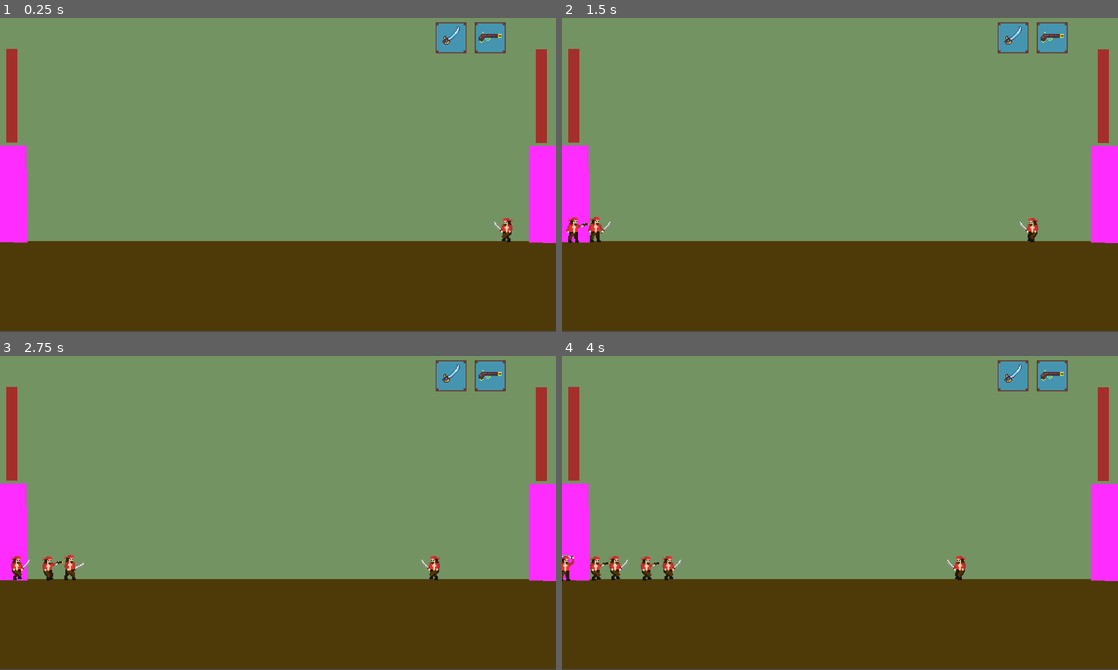
Above: before the commit, frames 1-4 (two rows, left to right).
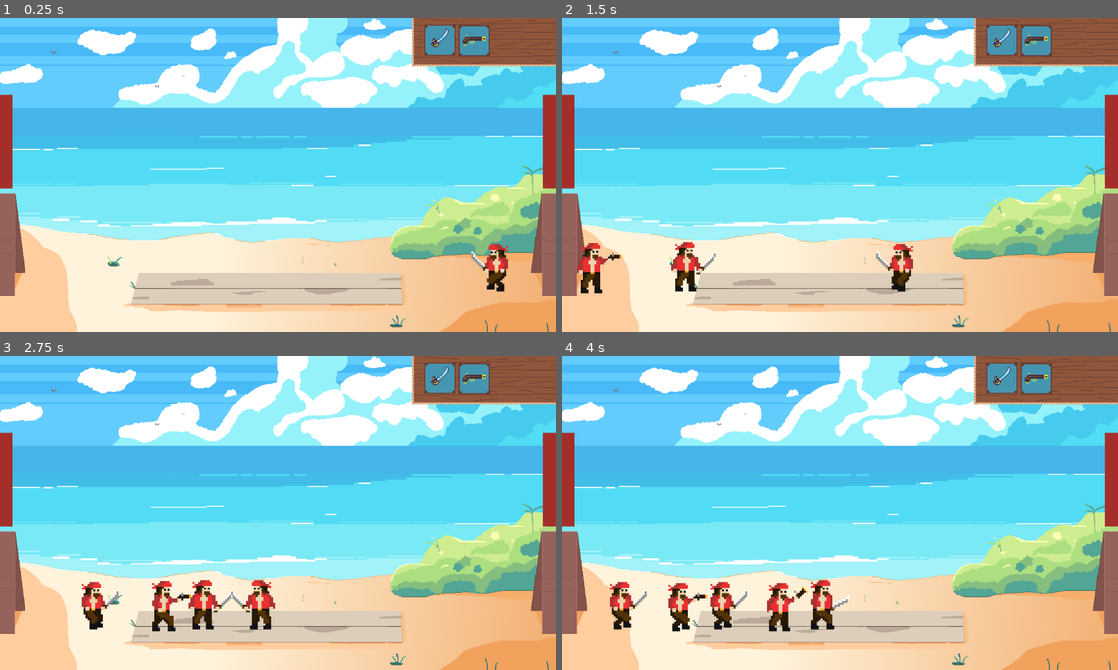
Above: after the commit, the same moments.

Repository: Krayorn/age-of-war
Game: Godot game, scene res://World/World.tscn
Same seed, same stepped clock (60 frames per second), same inputs: the game is played once before the commit and once after it.
Inputs (mouse positions are in pixels of both pictures, inside the frame that each line leads up to; where the layout moved, square brackets give the same spot in the first picture):
- Up to frame 1 (0.25 s): no input
- Up to frame 2 (1.5 s): click (1001, 39) [1012, 36] at 0.5 s; click (1034, 39) [1051, 36] at 1.25 s
- Up to frame 3 (2.75 s): click (439, 377) [450, 374] at 2 s
- Up to frame 4 (4 s): click (1034, 377) [1051, 374] at 2.75 s; click (1001, 377) [1012, 374] at 3.5 s

The runs differ from the first frame. In frame 1, 99% of the frame differs, in the area x 0-100%, y 0-100%; in frame 2, 99%; in frame 3, 99%; in frame 4, 99%.

Commit message:
fixed collisions mask and layers + Base sprites + background

Diff:
--- a/Units/Pirate.tscn
+++ b/Units/Pirate.tscn
@@ -6,10 +6,10 @@
 [ext_resource type="Texture2D" uid="uid://c1rwb0pa1sh0" path="res://assets/PirateIdle.png" id="2_jbf7v"]
 
 [sub_resource type="RectangleShape2D" id="RectangleShape2D_da46e"]
-size = Vector2(39, 63)
+size = Vector2(69, 107.5)
 
 [sub_resource type="CircleShape2D" id="CircleShape2D_61fmc"]
-radius = 12.0
+radius = 21.0
 
 [sub_resource type="AtlasTexture" id="AtlasTexture_tqp4p"]
 atlas = ExtResource("2_jbf7v")
@@ -103,11 +103,11 @@
 script = ExtResource("1_61fmc")
 
 [node name="CollisionShape2D" type="CollisionShape2D" parent="."]
-position = Vector2(0, -32)
+position = Vector2(2.5, -54.25)
 shape = SubResource("RectangleShape2D_da46e")
 
 [node name="Hitbox" type="Area2D" parent="."]
-position = Vector2(32, -31)
+position = Vector2(61, -53)
 collision_mask = 7
 
 [node name="CollisionShape2D" type="CollisionShape2D" parent="Hitbox"]
@@ -117,8 +117,8 @@
 one_shot = true
 
 [node name="animation" type="AnimatedSprite2D" parent="."]
-position = Vector2(0, -22.000002)
-scale = Vector2(2, 1.96875)
+position = Vector2(0, -55.000004)
+scale = Vector2(4, 3.938)
 sprite_frames = SubResource("SpriteFrames_lr8yu")
 animation = &"idle"
 
--- a/Units/PirateGun.tscn
+++ b/Units/PirateGun.tscn
@@ -1,30 +1,21 @@
-[gd_scene load_steps=23 format=3 uid="uid://bfud1ldvrk21k"]
+[gd_scene load_steps=20 format=3 uid="uid://bfud1ldvrk21k"]
 
 [ext_resource type="Texture2D" uid="uid://daogutjmqiq51" path="res://assets/PirateGunWalk.png" id="1_gbcmk"]
 [ext_resource type="Script" uid="uid://dsjjc4wd3e36h" path="res://Units/pirate_gun.gd" id="1_rfy7y"]
 [ext_resource type="Texture2D" uid="uid://c013pgjn7f5or" path="res://assets/RangeShoot.png" id="2_maod6"]
 [ext_resource type="Texture2D" uid="uid://7e4ljlw1xsr2" path="res://assets/RangeWalk.png" id="3_maod6"]
-[ext_resource type="Texture2D" uid="uid://bjql3j56eck61" path="res://assets/PirateSlash.png" id="3_nvllp"]
 
 [sub_resource type="RectangleShape2D" id="RectangleShape2D_da46e"]
-size = Vector2(39, 63)
+size = Vector2(81, 107.5)
 
 [sub_resource type="RectangleShape2D" id="RectangleShape2D_rfy7y"]
-size = Vector2(25.994286, 25.067146)
+size = Vector2(35.966255, 28.988678)
 
 [sub_resource type="RectangleShape2D" id="RectangleShape2D_mkf3c"]
 size = Vector2(162.01273, 25.156788)
 
 [sub_resource type="AtlasTexture" id="AtlasTexture_maod6"]
 atlas = ExtResource("2_maod6")
-region = Rect2(32, 0, 32, 32)
-
-[sub_resource type="AtlasTexture" id="AtlasTexture_xlusj"]
-atlas = ExtResource("3_nvllp")
-region = Rect2(0, 0, 32, 32)
-
-[sub_resource type="AtlasTexture" id="AtlasTexture_gicnd"]
-atlas = ExtResource("3_nvllp")
 region = Rect2(32, 0, 32, 32)
 
 [sub_resource type="AtlasTexture" id="AtlasTexture_epckm"]
@@ -79,17 +70,6 @@
 }, {
 "frames": [{
 "duration": 1.0,
-"texture": SubResource("AtlasTexture_xlusj")
-}, {
-"duration": 1.0,
-"texture": SubResource("AtlasTexture_gicnd")
-}],
-"loop": false,
-"name": &"melee",
-"speed": 5.0
-}, {
-"frames": [{
-"duration": 1.0,
 "texture": SubResource("AtlasTexture_epckm")
 }, {
 "duration": 1.0,
@@ -140,19 +120,19 @@
 script = ExtResource("1_rfy7y")
 
 [node name="CollisionShape2D" type="CollisionShape2D" parent="."]
-position = Vector2(0, -31)
+position = Vector2(10.5, -53.25)
 shape = SubResource("RectangleShape2D_da46e")
 
 [node name="Hitbox" type="Area2D" parent="."]
-position = Vector2(33, -31)
+position = Vector2(71, -49.999996)
 rotation = -0.0028006176
 
 [node name="CollisionShape2D" type="CollisionShape2D" parent="Hitbox"]
-position = Vector2(-9.536743e-07, 0)
+position = Vector2(2.861023e-06, -3.8146973e-06)
 shape = SubResource("RectangleShape2D_rfy7y")
 
 [node name="RangeHitbox" type="Area2D" parent="."]
-position = Vector2(129, -31)
+position = Vector2(173, -52)
 rotation = -0.005601235
 scale = Vector2(0.99999994, 0.99999994)
 
@@ -164,10 +144,10 @@
 one_shot = true
 
 [node name="animation" type="AnimatedSprite2D" parent="."]
-position = Vector2(0, -27)
-scale = Vector2(2, 2)
+position = Vector2(0, -64)
+scale = Vector2(4, 4)
 sprite_frames = SubResource("SpriteFrames_gbcmk")
-animation = &"shoot"
+animation = &"idle"
 
 [connection signal="timeout" from="AttackTimer" to="." method="_on_attack_timer_timeout"]
 [connection signal="animation_finished" from="animation" to="." method="_on_animation_animation_finished"]
--- a/Units/enemy.gd
+++ b/Units/enemy.gd
@@ -13,20 +13,23 @@
 var attack_target = null
 
 @onready var hitbox := $Hitbox
-const SPEED = 60.0
+const SPEED = 260.0
 
 func _ready():
 	$animation.animation_finished.connect(_on_animation_finished)
 
 	if side == 1:
-		$Hitbox.collision_mask = 1 | 2
-		collision_layer = 1
-		collision_mask = 1 | 2
+		@warning_ignore("narrowing_conversion")
+		collision_layer = pow(2, 1 - 1)
+		$Hitbox.collision_mask = pow(2, 1 - 1) + pow(2, 2 - 1)
+		@warning_ignore("narrowing_conversion")
+		collision_mask = pow(2, 1 - 1) + pow(2, 2 - 1)
 	else:
-		collision_layer = 1
-		collision_mask = 1 | 3
-		$Hitbox.collision_mask = 1 | 3
-
+		@warning_ignore("narrowing_conversion")
+		collision_layer = pow(2, 1 - 1)
+		@warning_ignore("narrowing_conversion")
+		collision_mask = pow(2, 1 - 1) + pow(2, 3 - 1)
+		$Hitbox.collision_mask = pow(2, 1 - 1) + pow(2, 3 - 1)
 
 	if side == -1:
 		$animation.flip_h = true
--- a/Units/pirate_gun.gd
+++ b/Units/pirate_gun.gd
@@ -15,13 +15,10 @@
 	animationWaitingAttack = "idle"
 
 	if side == 1:
-		rangeHitbox.collision_mask = 1 | 2
-		collision_layer = 1
-		collision_mask = 1 | 2
+		rangeHitbox.collision_mask = pow(2, 1 - 1) + pow(2, 2 - 1)
 	else:
-		collision_layer = 1
-		collision_mask = 1 | 3
-		rangeHitbox.collision_mask = 1 | 3
+		rangeHitbox.position.x *= -1
+		rangeHitbox.collision_mask = pow(2, 1 - 1) + pow(2, 3 - 1)
 
 
 func _physics_process(_delta: float) -> void:
--- a/World/Base.tscn
+++ b/World/Base.tscn
@@ -1,31 +1,72 @@
-[gd_scene load_steps=4 format=3 uid="uid://bfl0puvwvwax1"]
+[gd_scene load_steps=9 format=3 uid="uid://bfl0puvwvwax1"]
 
 [ext_resource type="Script" uid="uid://c5bdp5o8ef1n4" path="res://World/base.gd" id="1_ym7mj"]
+[ext_resource type="Texture2D" uid="uid://b75g2dpact8j3" path="res://assets/Scenery/tent.png" id="2_j265j"]
 
 [sub_resource type="RectangleShape2D" id="RectangleShape2D_nyk6o"]
-size = Vector2(59, 197)
+size = Vector2(52, 210)
 
 [sub_resource type="StyleBoxFlat" id="StyleBoxFlat_ym7mj"]
 bg_color = Color(0.64134246, 0.18560722, 0.1668297, 1)
 
+[sub_resource type="AtlasTexture" id="AtlasTexture_4jfhw"]
+atlas = ExtResource("2_j265j")
+region = Rect2(0, 422, 53, 211)
+
+[sub_resource type="AtlasTexture" id="AtlasTexture_4v1hm"]
+atlas = ExtResource("2_j265j")
+region = Rect2(0, 211, 53, 211)
+
+[sub_resource type="AtlasTexture" id="AtlasTexture_vb17w"]
+atlas = ExtResource("2_j265j")
+region = Rect2(0, 0, 53, 211)
+
+[sub_resource type="SpriteFrames" id="SpriteFrames_3llgt"]
+animations = [{
+"frames": [{
+"duration": 1.0,
+"texture": SubResource("AtlasTexture_4jfhw")
+}],
+"loop": true,
+"name": &"critical",
+"speed": 5.0
+}, {
+"frames": [{
+"duration": 1.0,
+"texture": SubResource("AtlasTexture_4v1hm")
+}],
+"loop": true,
+"name": &"damaged",
+"speed": 5.0
+}, {
+"frames": [{
+"duration": 1.0,
+"texture": SubResource("AtlasTexture_vb17w")
+}],
+"loop": true,
+"name": &"full",
+"speed": 5.0
+}]
+
 [node name="Base" type="StaticBody2D"]
 script = ExtResource("1_ym7mj")
 
-[node name="Polygon2D" type="Polygon2D" parent="."]
-color = Color(1, 0.17254902, 1, 1)
-polygon = PackedVector2Array(3, 46, 61, 47, 59, -154, 3, -154)
-
 [node name="CollisionShape2D" type="CollisionShape2D" parent="."]
-position = Vector2(31.5, -53.5)
+position = Vector2(26, -106)
 shape = SubResource("RectangleShape2D_nyk6o")
 
 [node name="ProgressBar" type="ProgressBar" parent="."]
-offset_left = 17.0
-offset_top = -354.0
-offset_right = 40.0
-offset_bottom = -160.0
+offset_top = -416.0
+offset_right = 27.0
+offset_bottom = -222.0
 theme_override_styles/fill = SubResource("StyleBoxFlat_ym7mj")
 value = 100.0
 rounded = true
 fill_mode = 3
 show_percentage = false
+
+[node name="AnimatedSprite2D" type="AnimatedSprite2D" parent="."]
+position = Vector2(27, -106)
+scale = Vector2(1, 1.0023696)
+sprite_frames = SubResource("SpriteFrames_3llgt")
+animation = &"full"
--- a/World/World.tscn
+++ b/World/World.tscn
@@ -1,19 +1,36 @@
-[gd_scene load_steps=7 format=3 uid="uid://bumx21n4k1vti"]
+[gd_scene load_steps=8 format=3 uid="uid://bumx21n4k1vti"]
 
 [ext_resource type="Script" uid="uid://cfdmd4efpgxmy" path="res://World/world.gd" id="1_il6x7"]
+[ext_resource type="Texture2D" uid="uid://lcampt5aaiex" path="res://assets/Scenery/bg.png" id="2_04mge"]
 [ext_resource type="PackedScene" uid="uid://bfl0puvwvwax1" path="res://World/Base.tscn" id="2_y6flb"]
 [ext_resource type="PackedScene" uid="uid://cb70m3kpoi1p4" path="res://HUD/UnitSpawner.tscn" id="3_mlekv"]
+[ext_resource type="Texture2D" uid="uid://xystbx4vur3k" path="res://assets/UI/Cadre.png" id="4_04mge"]
 [ext_resource type="Texture2D" uid="uid://bekpkdu4dgp6j" path="res://assets/UI/melee.png" id="4_il6x7"]
-
-[sub_resource type="WorldBoundaryShape2D" id="WorldBoundaryShape2D_cmany"]
-distance = -25.0
 
 [sub_resource type="StyleBoxEmpty" id="StyleBoxEmpty_il6x7"]
 
 [node name="World" type="Node2D"]
 script = ExtResource("1_il6x7")
 metadata/_edit_vertical_guides_ = [65.0, 1155.0, 1158.0]
-metadata/_edit_horizontal_guides_ = [640.0, 641.0]
+metadata/_edit_horizontal_guides_ = [640.0, 641.0, 560.0]
+
+[node name="CanvasLayer2" type="CanvasLayer" parent="."]
+layer = -1
+
+[node name="Sprite2D" type="Sprite2D" parent="CanvasLayer2"]
+position = Vector2(575, 325)
+texture = ExtResource("2_04mge")
+
+[node name="PlayerBase" parent="." instance=ExtResource("2_y6flb")]
+position = Vector2(-1, 575)
+collision_layer = 4
+collision_mask = 0
+
+[node name="AIBase" parent="." instance=ExtResource("2_y6flb")]
+position = Vector2(1098, 575)
+collision_layer = 2
+collision_mask = 0
+side = -1
 
 [node name="Camera2D" type="Camera2D" parent="."]
 position = Vector2(574, 324)
@@ -22,60 +39,31 @@
 limit_right = 1150
 limit_bottom = 650
 
-[node name="ColorRect" type="ColorRect" parent="."]
-offset_right = 1152.0
-offset_bottom = 646.0
-color = Color(0.45659465, 0.5780561, 0.3876705, 1)
-
-[node name="Ground" type="StaticBody2D" parent="."]
-position = Vector2(356, 424)
-collision_layer = 0
-
-[node name="CollisionShape2D" type="CollisionShape2D" parent="Ground"]
-position = Vector2(-4, 13)
-shape = SubResource("WorldBoundaryShape2D_cmany")
-
-[node name="ColorRect" type="ColorRect" parent="Ground"]
-offset_left = -357.0
-offset_top = 38.0
-offset_right = 796.0
-offset_bottom = 224.0
-color = Color(0.30545133, 0.22582436, 0.03206803, 1)
-
-[node name="PlayerBase" parent="." instance=ExtResource("2_y6flb")]
-position = Vector2(-4, 418)
-collision_layer = 4
-collision_mask = 7
-
-[node name="AIBase" parent="." instance=ExtResource("2_y6flb")]
-position = Vector2(1091, 419)
-collision_layer = 2
-collision_mask = 7
-side = -1
-
 [node name="AISpawnTimer" type="Timer" parent="."]
 wait_time = 5.0
 
 [node name="CanvasLayer" type="CanvasLayer" parent="."]
 
-[node name="Spawner" type="Node" parent="CanvasLayer"]
+[node name="Sprite2D" type="Sprite2D" parent="CanvasLayer"]
+position = Vector2(1002, 50)
+texture = ExtResource("4_04mge")
 
-[node name="SpawnMelee" parent="CanvasLayer/Spawner" instance=ExtResource("3_mlekv")]
-offset_left = 893.0
-offset_top = 1.0
-offset_right = 933.0
-offset_bottom = 41.0
+[node name="SpawnMelee" parent="CanvasLayer" instance=ExtResource("3_mlekv")]
+offset_left = 870.0
+offset_top = 6.0
+offset_right = 910.0
+offset_bottom = 46.0
 theme_override_styles/focus = SubResource("StyleBoxEmpty_il6x7")
 icon = ExtResource("4_il6x7")
 
-[node name="SpawnRange" parent="CanvasLayer/Spawner" instance=ExtResource("3_mlekv")]
-offset_left = 974.0
-offset_top = 1.0
-offset_right = 1014.0
-offset_bottom = 41.0
+[node name="SpawnRange" parent="CanvasLayer" instance=ExtResource("3_mlekv")]
+offset_left = 941.0
+offset_top = 7.0
+offset_right = 981.0
+offset_bottom = 47.0
 
 [connection signal="base_dead" from="PlayerBase" to="." method="_on_player_base_base_dead"]
 [connection signal="base_dead" from="AIBase" to="." method="_on_ai_base_base_dead"]
 [connection signal="timeout" from="AISpawnTimer" to="." method="_on_ai_spawn_timer_timeout"]
-[connection signal="spawn_unit" from="CanvasLayer/Spawner/SpawnMelee" to="." method="_on_spawn_melee_spawn_unit"]
-[connection signal="spawn_unit" from="CanvasLayer/Spawner/SpawnRange" to="." method="_on_spawn_range_spawn_unit"]
+[connection signal="spawn_unit" from="CanvasLayer/SpawnMelee" to="." method="_on_spawn_melee_spawn_unit"]
+[connection signal="spawn_unit" from="CanvasLayer/SpawnRange" to="." method="_on_spawn_range_spawn_unit"]
--- a/World/base.gd
+++ b/World/base.gd
@@ -6,8 +6,21 @@
 
 signal base_dead
 
+func _ready():
+	if side == -1:
+		$AnimatedSprite2D.flip_h = true
+		$ProgressBar.position.x = 25
+
 func get_hurt(damage):
 	health -= damage
-	$ProgressBar.value = float(health / max_health * 100)
+	var percentHealth = float(health / max_health * 100)
+	$ProgressBar.value = percentHealth
+
+	if percentHealth < 75:
+		$AnimatedSprite2D.play("damaged")
+
+	if percentHealth < 25:
+		$AnimatedSprite2D.play("critical")
+
 	if health <= 0:
 		emit_signal("base_dead")
--- a/World/world.gd
+++ b/World/world.gd
@@ -17,9 +17,9 @@
 
 func spawn(unit):
 	if unit.side == 1:
-		unit.global_position = Vector2($PlayerBase.global_position.x + 20, 460.0)
+		unit.global_position = Vector2($PlayerBase.global_position.x + 20, $PlayerBase.global_position.y - 5)
 	else:
-		unit.global_position = Vector2($AIBase.global_position.x - 30, 460.0)
+		unit.global_position = Vector2($AIBase.global_position.x - 10, $AIBase.global_position.y - 5)
 	add_child(unit)
 
 func _on_player_base_base_dead() -> void:
Binary file added: assets/Scenery/bg.png
Not shown, added: assets/Scenery/bg.png.import
Binary file added: assets/Scenery/tent.png
Not shown, added: assets/Scenery/tent.png.import
Binary file added: assets/UI/Cadre.png
Not shown, added: assets/UI/Cadre.png.import
